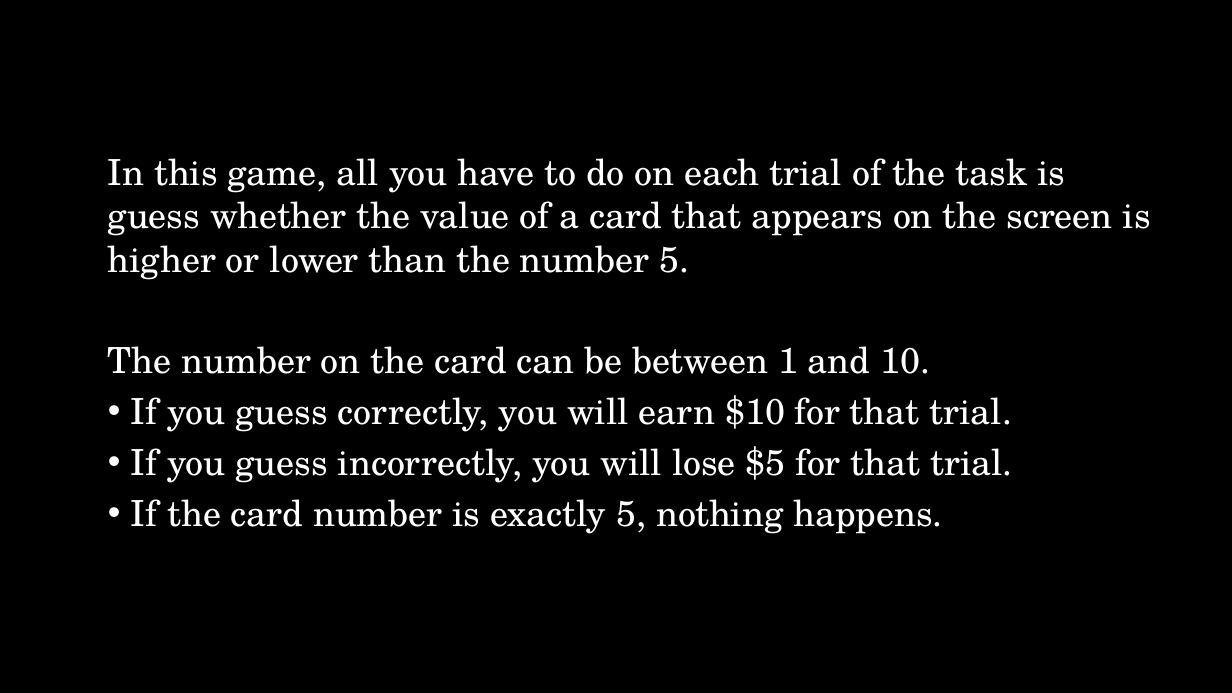
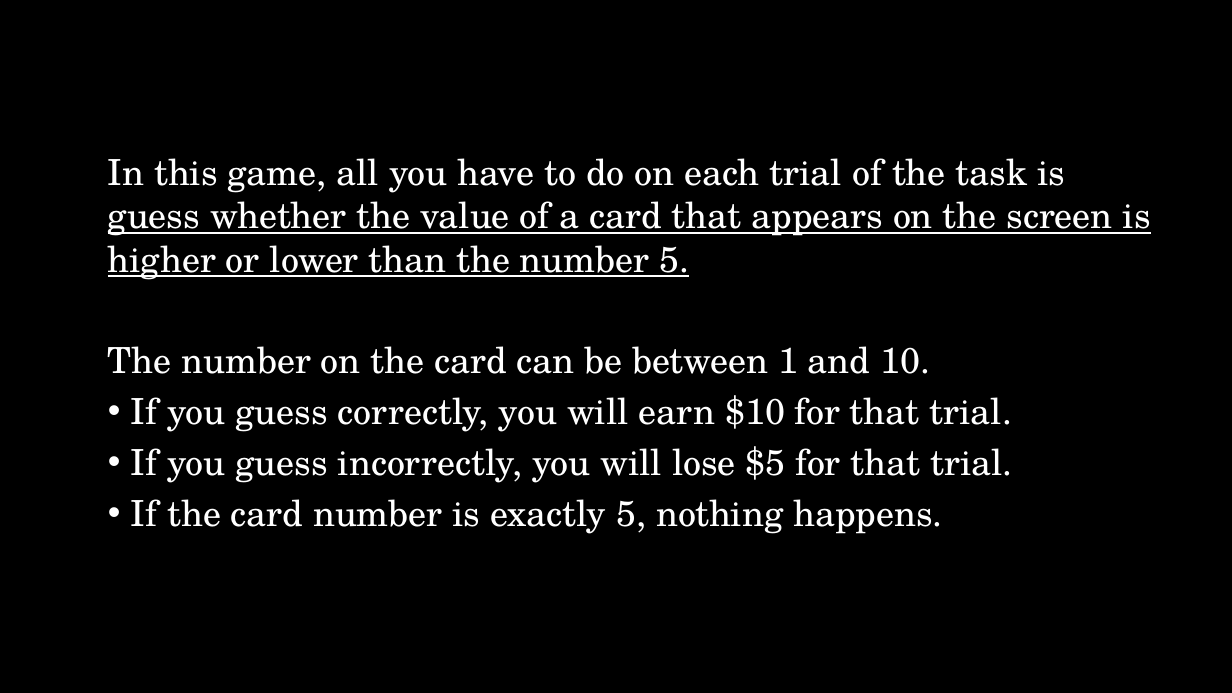
Before and after one commit to DVS-Lab/night-owls, a slide deck: slide 2 of sharedreward/Instructions.pptx (slide 3 before the commit). Drawn at 1232x693 pixels with LibreOffice and Linux fonts; fonts in the diff are those of the drawing. Boxes give left, top, right and bottom in pixels: in the first picture for what was removed or moved away, otherwise in the second. Text is boxed around its words. In the diff, an @@ line names an element or a change of style, - is before the commit and + after.

```diff
--- a/sharedreward/Instructions.pptx
+++ b/sharedreward/Instructions.pptx
@@ text at box(108, 158, 1151, 280): underline on in "guess whether the value of a card ..." @@
```
Also in this commit, not shown: 2 other slides changed, 1 slide removed, 35 other files.
